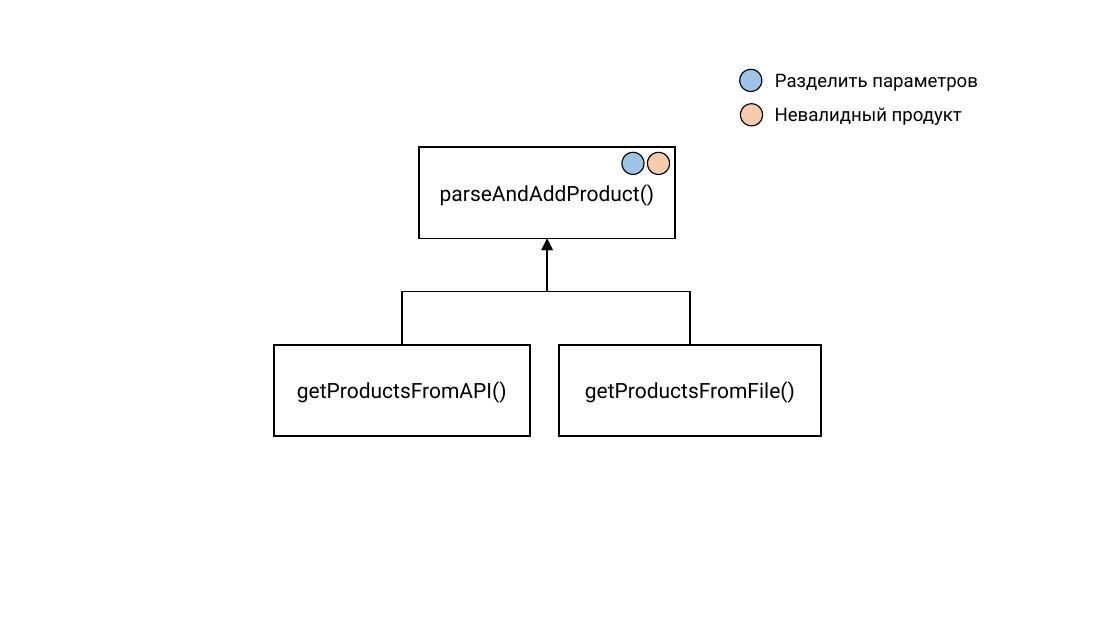
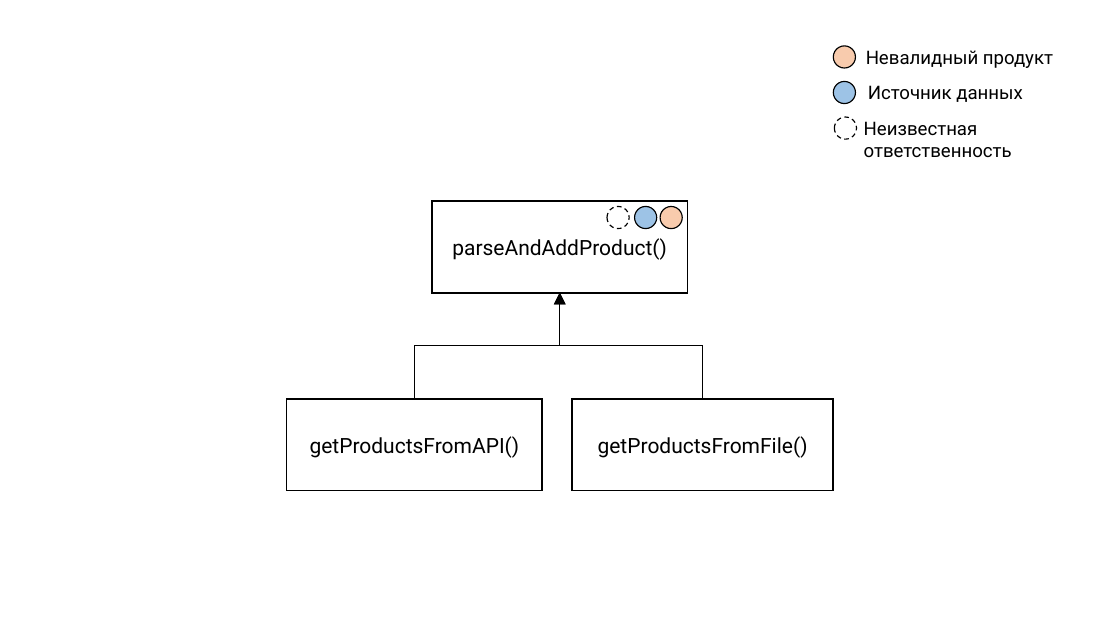
Before and after one commit to rkhaimov/brain-gym, a slide deck: slide 72 of clean/Презентация.pptx (slide 51 before the commit). Drawn at 1120x630 pixels with LibreOffice and Linux fonts; fonts in the diff are those of the drawing. Boxes give left, top, right and bottom in pixels: in the first picture for what was removed or moved away, otherwise in the second. Text is boxed around its words. In the diff, an @@ line names an element or a change of style, - is before the commit and + after.

Commit message:
WIP

```diff
--- a/clean/Презентация.pptx
+++ b/clean/Презентация.pptx
@@ ellipse: place and size @@
-ellipse at box(741, 104, 763, 126)
+ellipse at box(833, 46, 855, 68)
@@ text "Невалидный продукт": place and size @@
-text "Невалидный продукт" at box(775, 107, 962, 125)
+text "Невалидный продукт" at box(866, 50, 1053, 68)
@@ text removed at box(775, 73, 978, 91) @@
-Разделить параметров
@@ ellipse: place and size @@
-ellipse at box(740, 70, 762, 92)
+ellipse at box(833, 82, 855, 103)
@@ text added at box(868, 85, 1023, 102), 16 pt, text #000000 @@
+Источник данных
@@ ellipse added at box(834, 117, 856, 139), fill #FFFFFF, outline #000000 1 pt dashed @@
@@ text added at box(864, 121, 1012, 158), 16 pt, text #000000 @@
+Неизвестная
+ответственность
@@ ellipse added at box(607, 207, 629, 229), fill #FFFFFF, outline #000000 1 pt dashed @@
@@ 2 ellipses, 1 rectangle, 1 elbow arrow: place and size @@
-2 ellipses, 1 rectangle, 1 elbow arrow at box(402, 152, 821, 436)
+2 ellipses, 1 rectangle, 1 elbow arrow at box(414, 207, 833, 491)
@@ 2 rectangles, 1 elbow arrow: place and size @@
-2 rectangles, 1 elbow arrow at box(274, 147, 690, 436)
+2 rectangles, 1 elbow arrow at box(287, 201, 703, 491)
```
Also in this commit, not shown: 7 other slides changed, 49 slides added, 10 slides removed.
